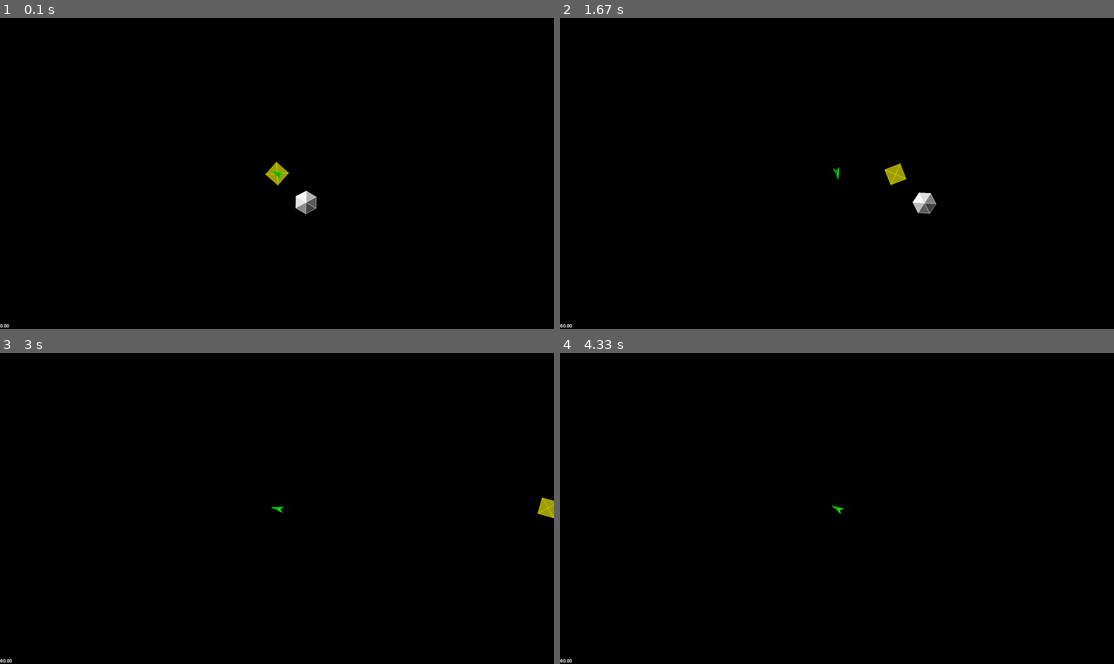
Above: before the commit, frames 1-4 (two rows, left to right).
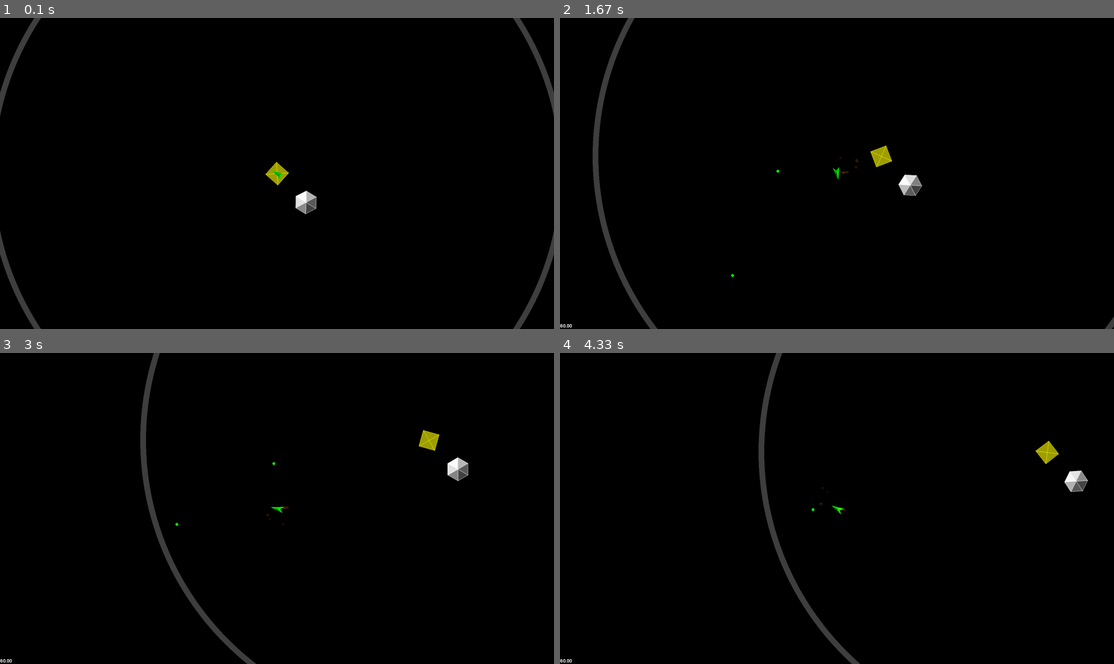
Above: after the commit, the same moments.

Repository: Binary-Ninja/pygame-summer-jam-2024
Game: pygame game, started from main.py
Same seed, same stepped clock (60 frames per second), same inputs: the game is played once before the commit and once after it.
Inputs (mouse positions are in pixels of both pictures, inside the frame that each line leads up to):
- Up to frame 1 (0.1 s): no input
- Up to frame 2 (1.67 s): press the mouse at (704, 176) at 0.37 s; move the mouse to (798, 207) at 0.47 s; release the mouse at (892, 241) at 0.6 s; hold F3 0.67-1.13 s; click (665, 126) at 0.75 s; press the mouse at (704, 176) at 1.2 s; move the mouse to (759, 213) at 1.3 s; release the mouse at (809, 254) at 1.43 s; press the mouse at (704, 176) at 1.53 s; move the mouse to (842, 198) at 1.63 s
- Up to frame 3 (3 s): release the mouse at (421, 558) at 1.77 s; press the mouse at (144, 511) at 1.87 s; move the mouse to (304, 552) at 1.97 s; release the mouse at (470, 589) at 2.1 s; press the mouse at (144, 511) at 2.2 s; move the mouse to (265, 483) at 2.3 s; release the mouse at (393, 452) at 2.43 s; press the mouse at (144, 511) at 2.53 s; move the mouse to (271, 471) at 2.63 s; release the mouse at (398, 430) at 2.77 s; press the mouse at (144, 511) at 2.87 s; move the mouse to (149, 483) at 2.97 s
- Up to frame 4 (4.33 s): release the mouse at (715, 452) at 3.1 s; press the mouse at (704, 511) at 3.2 s; move the mouse to (687, 567) at 3.3 s; release the mouse at (670, 623) at 3.43 s; press the mouse at (704, 511) at 3.53 s; move the mouse to (715, 520) at 3.63 s; release the mouse at (726, 533) at 3.77 s; press the mouse at (704, 511) at 3.87 s; move the mouse to (853, 545) at 3.97 s; release the mouse at (1008, 583) at 4.1 s; press the mouse at (704, 511) at 4.2 s; move the mouse to (753, 461) at 4.3 s

The runs differ from the first frame. In frame 1, 1.3% of the frame differs, in the area x 0-100%, y 0-100%; in frame 2, 2.0%, in the area x 5-100%, y 0-100%; in frame 3, 1.7%; in frame 4, 1.6%.

Commit message:
added arena radius, particle effects, and bullets

Diff:
--- a/colors.py
+++ b/colors.py
@@ -10,3 +10,6 @@
     CYAN = (0, 255, 255)
     MAGENTA = (255, 0, 255)
     YELLOW = (255, 255, 0)
+
+    THRUST = (40, 20, 0)
+    ARENA_EDGE = (64, 64, 64)
--- a/main.py
+++ b/main.py
@@ -1,6 +1,7 @@
 #!/usr/bin/env python3
 # -*- coding: utf8 -*-
-
+import random
+import functools
 import sys
 
 import pygame as pg
@@ -14,17 +15,19 @@
 WINDOWED_RESOLUTION = pg.Vector2(800, 600)
 FPS_CAP = 0
 SCREEN_BACKGROUND_COLOR = Color.BLACK
-PLAYER_THRUST = 500
+ARENA_RADIUS = 1000
+ARENA_EDGE_THICKNESS = 20
 
 
 def main() -> None:
     pg.init()
 
-    utils.setup_window("Hyper Hexagon")
+    utils.setup_window("Polybius Rex")
     fullscreen = True
     screen = utils.create_display(WINDOWED_RESOLUTION, fullscreen)
     clock = pg.time.Clock()
     font = pg.Font(size=24)
+    debug = False
 
     # The center of the arena is the light source, so you can always locate it.
     light_source = (0, 0)
@@ -35,8 +38,17 @@
         sprites.Asteroid((0, 0), sprites.SQUARE_TRIANGLES, Color.YELLOW, -40),
 
         # Create and reference the player object.
-        player := sprites.Player((0, 0), sprites.PLAYER_POLYGONS, Color.GREEN)
+        player := sprites.Player((0, 0), sprites.PLAYER_POLYGONS, Color.GREEN),
     ]
+
+    # Particle groups.
+    make_image = functools.partial(utils.make_circle_image, color=Color.THRUST, trans_color=Color.BLACK)
+    thrust_particles = utils.ParticleGroup(utils.ImageCache(make_image), pg.BLEND_ADD)
+
+    def make_bullet_image(color: tuple[int, int, int]) -> pg.Surface:
+        return utils.make_circle_image(sprites.PLAYER_BULLET_RADIUS, color, Color.BLACK)
+
+    bullets = utils.ParticleGroup(utils.ImageCache(make_bullet_image))  # noqa
 
     while True:
         for event in pg.event.get():
@@ -50,35 +62,61 @@
                         pg.quit()
                         sys.exit()
 
+                if event.key == pg.K_F3:
+                    debug = not debug
+
                 if event.key == pg.K_F4:
                     fullscreen = not fullscreen
                     screen = utils.create_display(WINDOWED_RESOLUTION, fullscreen)
 
             if event.type == pg.MOUSEBUTTONDOWN:
                 if event.button == LEFT_MOUSE_BUTTON:
-                    player.acc.from_polar((-PLAYER_THRUST, player.angle + 90))
+                    player.thrusting = True
 
             if event.type == pg.MOUSEBUTTONUP:
                 if event.button == LEFT_MOUSE_BUTTON:
-                    player.acc.scale_to_length(0)
+                    player.thrusting = False
 
         dt = clock.tick(FPS_CAP) / 1000
 
+        # Spawn particles.
+        if player.thrusting:
+            vel_vector = pg.Vector2()
+            vel_vector.from_polar((random.randint(150, 200), player.angle + 90 + random.randint(-15, 15)))
+            thrust_particles.add(sprites.ThrustParticle(player.thrust_pos, player.vel + vel_vector, random.randint(3, 5)))
+
+            if pg.time.get_ticks() - player.last_fire >= sprites.PLAYER_FIRE_RATE:
+                player.last_fire = pg.time.get_ticks()
+                vel_vector = pg.Vector2()
+                vel_vector.from_polar((-sprites.PLAYER_BULLET_SPEED, player.angle + 90))
+                bullets.add(sprites.Bullet(player.gun_pos, player.vel + vel_vector))
+
+        # Update objects and particles.
         for game_object in game_objects:
-            game_object.update(dt)
+            game_object.update(dt, ARENA_RADIUS)
+
+        thrust_particles.update(dt)
+        bullets.update(dt, arena_radius=ARENA_RADIUS)
 
         # Do camera calculations.
         screen_middle = pg.Vector2(screen.size) / 2
         camera = screen_middle - player.pos
         player.angle = pg.Vector2().angle_to(pg.mouse.get_pos() - screen_middle) + 90
 
+        # Draw everything.
         screen.fill(SCREEN_BACKGROUND_COLOR)
+
+        pg.draw.circle(screen, Color.ARENA_EDGE, camera, ARENA_RADIUS, ARENA_EDGE_THICKNESS)
 
         for game_object in game_objects:
             game_object.draw(screen, light_source, camera)
 
-        fps_surf = font.render(f"{clock.get_fps():.2f}", True, Color.WHITE, Color.BLACK)
-        screen.blit(fps_surf, (0, screen.height - fps_surf.height))
+        thrust_particles.draw(screen, camera)
+        bullets.draw(screen, camera)
+
+        if debug:
+            fps_surf = font.render(f"{clock.get_fps():.2f}", True, Color.WHITE, Color.BLACK)
+            screen.blit(fps_surf, (0, screen.height - fps_surf.height))
 
         pg.display.flip()
 
--- a/sprites.py
+++ b/sprites.py
@@ -1,10 +1,13 @@
 # This file holds game objects.
+
+import random
 
 import pygame as pg
 
+import utils
 from colors import Color
 
-from typing import Sequence
+from typing import Sequence, Hashable
 
 EQUILATERAL_TRIANGLE_HEIGHT_FACTOR = 0.866
 
@@ -30,6 +33,15 @@
     ((-10, 20), (0, 10), (10, 20)),
 )
 
+PLAYER_THRUSTER_POS = (0, 10)
+PLAYER_GUN_POS = (0, -20)
+PLAYER_THRUST_ACC = 500
+PLAYER_BULLET_RADIUS = 5
+PLAYER_BULLET_SPEED = 500
+PLAYER_FIRE_RATE = 500
+
+ARENA_BOUNCE = 0.8
+
 
 def darken(color: tuple[int, int, int], amount: float) -> pg.Color:
     return pg.Color(color).lerp(Color.BLACK, amount)
@@ -39,6 +51,45 @@
     return sum(p[0] for p in points) / len(points), sum(p[1] for p in points) / len(points)
 
 
+class ThrustParticle(utils.Particle):
+    def __init__(self, pos: Sequence[float], vel: Sequence[float], radius: int):
+        self.pos = pg.Vector2(pos)  # noqa
+        self.vel = pg.Vector2(vel)  # noqa
+        self.radius = radius
+        self.start_time = pg.time.get_ticks()
+        self.life_time = random.randint(200, 350)
+
+    def update(self, dt: float, *args, **kwargs) -> bool:
+        if pg.time.get_ticks() - self.start_time >= self.life_time:
+            return False
+        self.pos += self.vel * dt
+        return True
+
+    def draw_pos(self, image: pg.Surface) -> Sequence[float]:
+        return self.pos - (self.radius, self.radius)
+
+    def cache_lookup(self) -> Hashable:
+        return self.radius
+
+
+class Bullet(utils.Particle):
+    def __init__(self, pos: Sequence[float], vel: Sequence[float]):
+        self.pos = pg.Vector2(pos)  # noqa
+        self.vel = pg.Vector2(vel)  # noqa
+
+    def update(self, dt: float, *args, **kwargs) -> bool:
+        if self.pos.length_squared() > kwargs["arena_radius"] ** 2:
+            return False
+        self.pos += self.vel * dt
+        return True
+
+    def draw_pos(self, image: pg.Surface) -> Sequence[float]:
+        return self.pos - (PLAYER_BULLET_RADIUS, PLAYER_BULLET_RADIUS)
+
+    def cache_lookup(self) -> Hashable:
+        return Color.GREEN
+
+
 class GameObject:
     def __init__(self, pos: Sequence[float], polygons, color):
         self.pos = pg.Vector2(pos)  # noqa
@@ -46,7 +97,7 @@
         self.polygons = polygons
         self.color = color
 
-    def update(self, dt: float):
+    def update(self, dt: float, arena_radius: int):
         pass
 
     def draw(self, screen: pg.Surface, light_source: Sequence[float], camera: Sequence[float]):
@@ -77,7 +128,7 @@
         super().__init__(pos, polygons, color)
         self.turn_speed = turn_speed
 
-    def update(self, dt: float):
+    def update(self, dt: float, arena_radius: int):
         self.angle += self.turn_speed * dt
         self.angle %= 360
 
@@ -87,7 +138,20 @@
         super().__init__(pos, polygons, color)
         self.acc = pg.Vector2(0, 0)
         self.vel = pg.Vector2(0, 0)
+        self.thrusting = False
+        self.thrust_pos = self.pos + pg.Vector2(PLAYER_THRUSTER_POS).rotate(self.angle)
+        self.gun_pos = self.pos + pg.Vector2(PLAYER_GUN_POS).rotate(self.angle)
+        self.last_fire = 0
 
-    def update(self, dt: float):
+    def update(self, dt: float, arena_radius: int):
+        self.thrust_pos = self.pos + pg.Vector2(PLAYER_THRUSTER_POS).rotate(self.angle)
+        self.gun_pos = self.pos + pg.Vector2(PLAYER_GUN_POS).rotate(self.angle)
+        if self.thrusting:
+            self.acc.from_polar((-PLAYER_THRUST_ACC, self.angle + 90))
+        else:
+            self.acc = pg.Vector2()
         self.vel += self.acc * dt
         self.pos += self.vel * dt
+        if self.pos.length_squared() > arena_radius ** 2:
+            self.pos.scale_to_length(arena_radius)
+            self.vel = self.vel.reflect(self.pos) * ARENA_BOUNCE
--- a/utils.py
+++ b/utils.py
@@ -5,7 +5,7 @@
 
 import pygame as pg
 
-from typing import Optional, Sequence
+from typing import Optional, Sequence, Callable, Hashable, Iterable
 
 
 def load_image(filename: str | Path, convert: bool = True, alpha: bool = False) -> pg.Surface:
@@ -42,3 +42,79 @@
     if fullscreen:
         return pg.display.set_mode((0, 0), pg.FULLSCREEN | flags)
     return pg.display.set_mode(size, flags)  # noqa
+
+
+def make_circle_image(radius: int, color: Sequence[int], trans_color: Optional[Sequence[int]] = None) -> pg.Surface:
+    """Create and return an image with a colored circle and an optional color key.
+
+    The surface size is ``(radius*2,radius*2)``.
+    """
+    image = pg.Surface((radius * 2, radius * 2))
+    pg.draw.circle(image, color, (radius, radius), radius)  # noqa
+    if trans_color is not None:
+        image.set_colorkey(trans_color)  # noqa
+    return image
+
+
+class ImageCache:
+    def __init__(self, make_image_func: Callable[[Hashable], pg.Surface]):
+        self.cache: dict[Hashable, pg.Surface] = {}
+        self.make_image = make_image_func
+
+    def __len__(self) -> int:
+        return len(self.cache)
+
+    @property
+    def size(self) -> int:
+        return len(self)
+
+    def clear_cache(self):
+        self.cache: dict[Hashable, pg.Surface] = {}
+
+    def get_image(self, item: Hashable) -> pg.Surface:
+        if item not in self.cache:
+            self.cache[item] = self.make_image(item)
+        return self.cache[item]
+
+
+class Particle:
+    def update(self, dt: float, *args, **kwargs) -> bool:  # noqa
+        """Return False when particle should be removed."""
+        return True
+
+    def draw_pos(self, image: pg.Surface) -> Sequence[float]:
+        raise NotImplementedError
+
+    def cache_lookup(self) -> Hashable:  # noqa
+        return 1
+
+
+class ParticleGroup:
+    def __init__(self, image_cache: ImageCache, blend: int = pg.BLENDMODE_NONE,
+                 particles: Optional[list[Particle]] = None):
+        self.particles: list[Particle] = particles if particles is not None else []
+        self.image_cache = image_cache
+        self.blend = blend
+
+    def __len__(self) -> int:
+        return len(self.particles)
+
+    @property
+    def size(self) -> int:
+        return len(self)
+
+    def add(self, particles: Particle | Iterable[Particle]):
+        if isinstance(particles, Particle):
+            self.particles.append(particles)
+        else:
+            self.particles.extend(particles)
+
+    def update(self, dt: float, *args, **kwargs):
+        self.particles = [p for p in self.particles if p.update(dt, *args, **kwargs)]
+
+    def _get_draw_tuple(self, p: Particle, camera: pg.Vector2) -> tuple[pg.Surface, Sequence[float]]:
+        image = self.image_cache.get_image(p.cache_lookup())
+        return image, p.draw_pos(image) + camera
+
+    def draw(self, screen: pg.Surface, camera: pg.Vector2, blend: int = pg.BLENDMODE_NONE):
+        screen.fblits([self._get_draw_tuple(p, camera) for p in self.particles], blend if blend else self.blend)  # noqa
